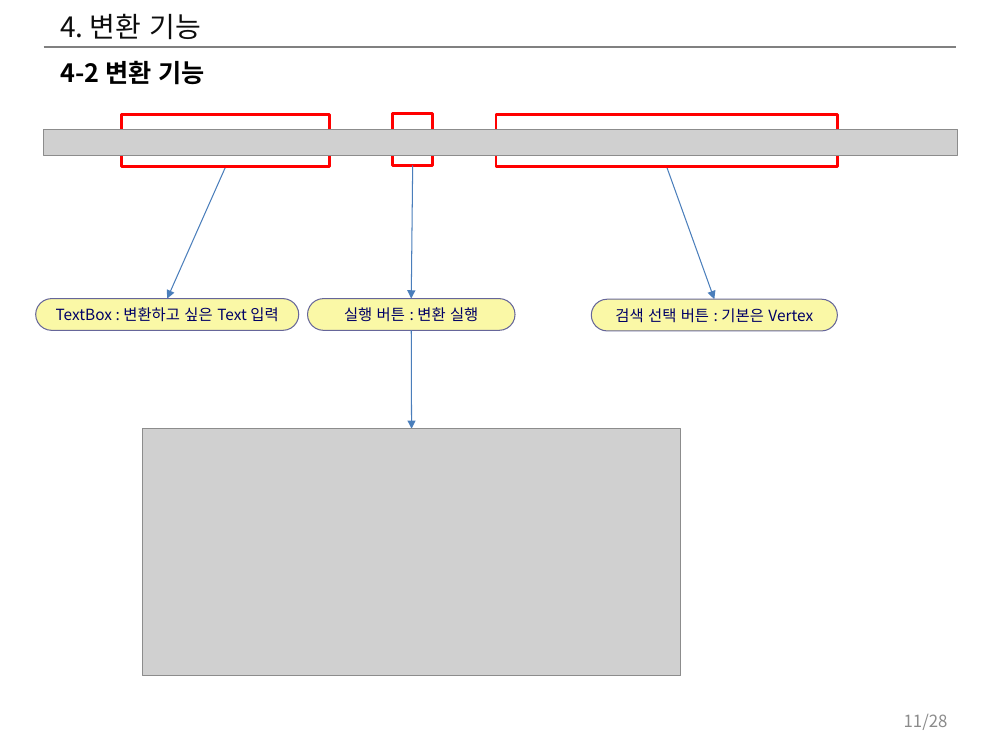
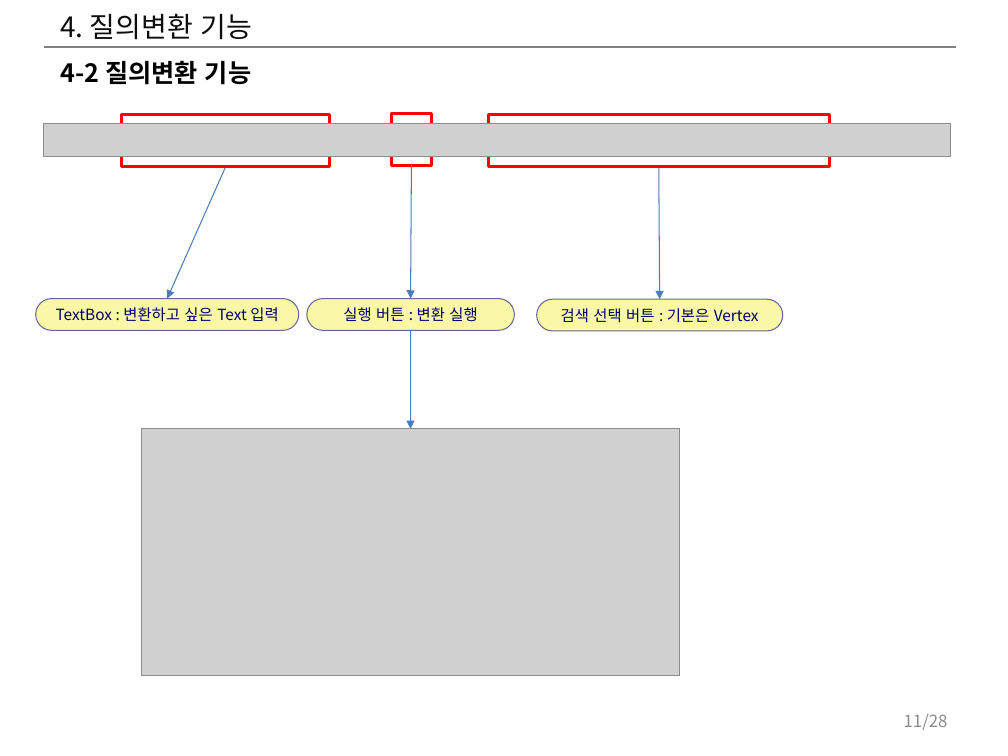
Before and after one commit to hwany7seo/gdbms_document, a slide deck: slide 11 of mockup/시각화도구_UI_UX_기획서.pptx. Drawn at 1008x756 pixels with LibreOffice and Linux fonts; fonts in the diff are those of the drawing; grey boxes stand for pictures. Boxes give left, top, right and bottom in pixels: in the first picture for what was removed or moved away, otherwise in the second. Text is boxed around its words. In the diff, an @@ line names an element or a change of style, - is before the commit and + after.

```diff
--- a/mockup/시각화도구_UI_UX_기획서.pptx
+++ b/mockup/시각화도구_UI_UX_기획서.pptx
@@ title at <box>60,13,253,40</box>: text changed @@
-4. 변환 기능
+4. 질의변환 기능
@@ text at <box>60,60,251,85</box>: text changed @@
-4-2 변환 기능
+4-2 질의변환 기능
@@ rectangle: place and size @@
-rectangle at <box>496,115,838,167</box>
+rectangle at <box>488,115,830,167</box>
@@ picture: place and size @@
-picture at <box>43,129,958,155</box>
+picture at <box>43,123,951,156</box>
@@ arrow moved from (666, 167) - (715, 299) to (659, 167) - (659, 299) @@
@@ rounded rectangle "검색 선택 버튼 : 기본은 ...": place and size @@
-rounded rectangle "검색 선택 버튼 : 기본은 ..." at <box>592,299,838,331</box>
+rounded rectangle "검색 선택 버튼 : 기본은 ..." at <box>536,299,782,331</box>
```
Also in this commit, not shown: 16 other slides changed, 1 slide added, 7 other files.
